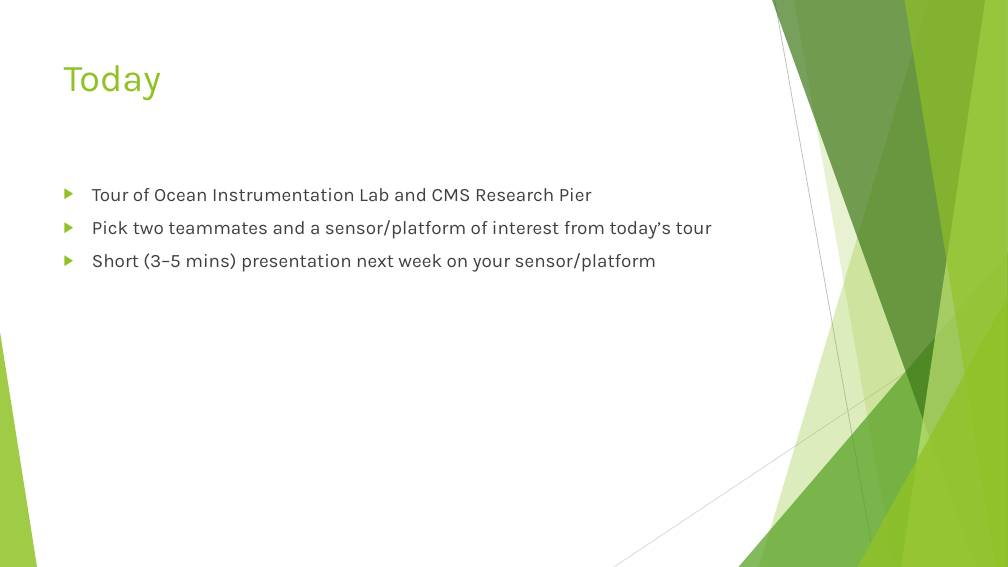
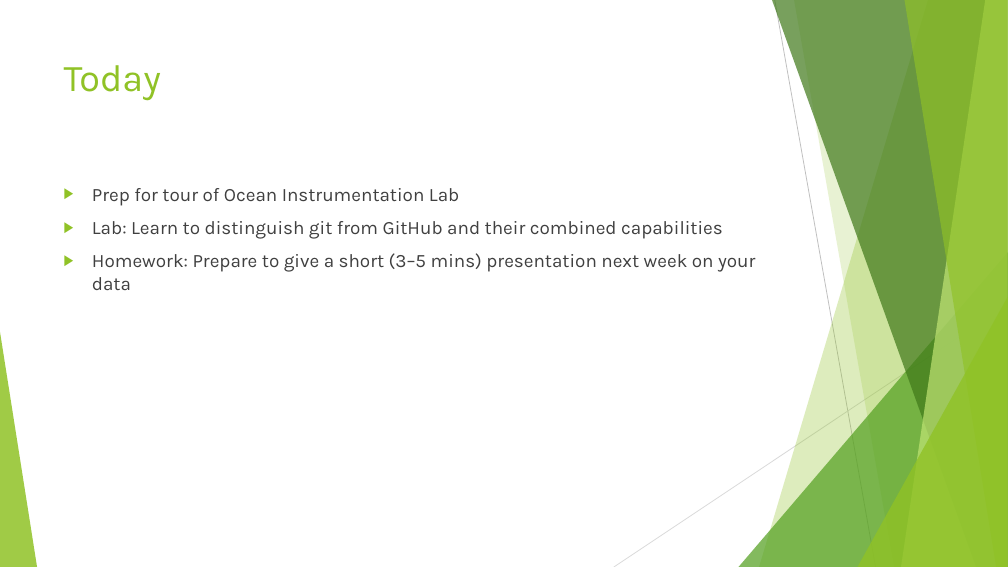
Before and after one commit to SUPScientist/Smart-Coasts, a slide deck: slide 2 of Class-02-OILab-Tour/OCN479_Lecture02_OILabTour.pptx. Drawn at 1008x567 pixels with LibreOffice and Linux fonts; fonts in the diff are those of the drawing. Boxes give left, top, right and bottom in pixels: in the first picture for what was removed or moved away, otherwise in the second. Text is boxed around its words. In the diff, an @@ line names an element or a change of style, - is before the commit and + after.

```diff
--- a/Class-02-OILab-Tour/OCN479_Lecture02_OILabTour.pptx
+++ b/Class-02-OILab-Tour/OCN479_Lecture02_OILabTour.pptx
@@ text at box(92, 188, 755, 290): text changed @@
-▶ Tour of Ocean Instrumentation Lab and CMS Research Pier
-▶ Pick two teammates and a sensor/platform of interest from today’s tour
-▶ Short (3–5 mins) presentation next week on your sensor/platform
+▶ Prep for tour of Ocean Instrumentation Lab
+▶ Lab: Learn to distinguish git from GitHub and their combined capabilities
+▶ Homework: Prepare to give a short (3–5 mins) presentation next week on your data
```
Also in this commit, not shown: 2 other slides changed, 2 slides added, 4 other files.
